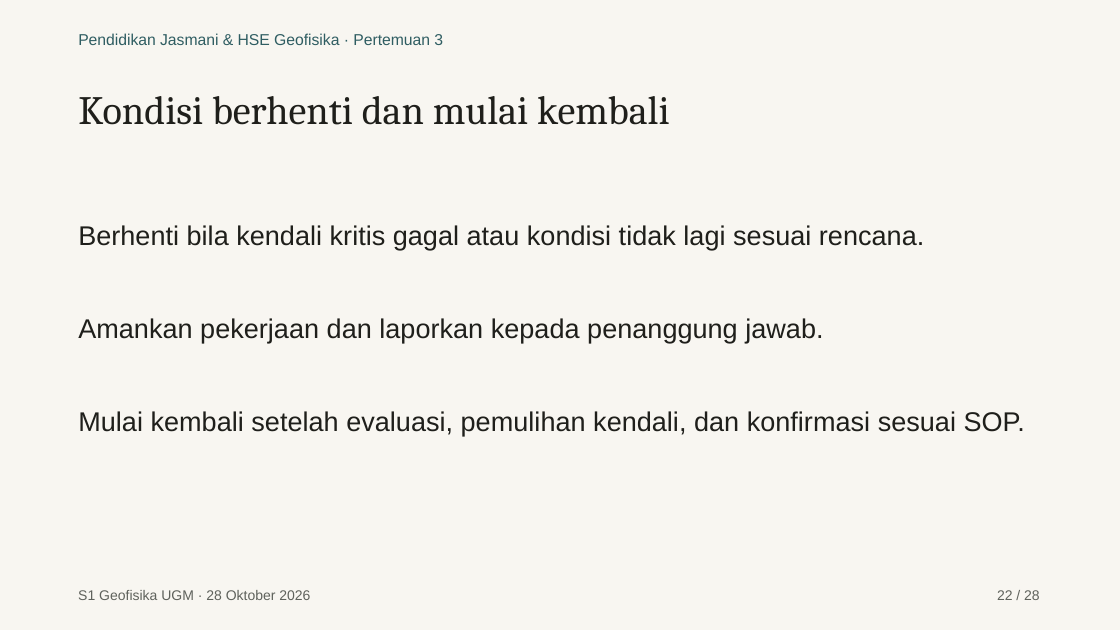
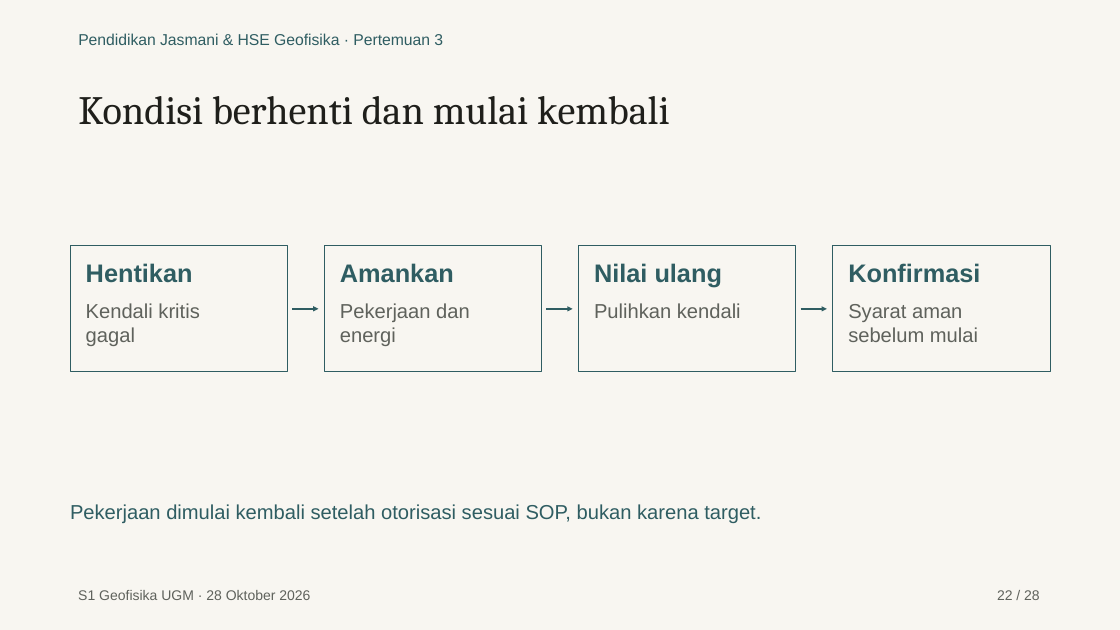
Before and after one commit to maswiet/maswiet.github.io, a slide deck: slide 22 of kuliah/pendidikan-jasmani-hse/pertemuan-3/presentasi.pptx. Drawn at 1120x630 pixels with LibreOffice and Linux fonts; fonts in the diff are those of the drawing. Boxes give left, top, right and bottom in pixels: in the first picture for what was removed or moved away, otherwise in the second. Text is boxed around its words. In the diff, an @@ line names an element or a change of style, - is before the commit and + after.

```diff
--- a/kuliah/pendidikan-jasmani-hse/pertemuan-3/presentasi.pptx
+++ b/kuliah/pendidikan-jasmani-hse/pertemuan-3/presentasi.pptx
@@ text removed at (x1=78, y1=225, x2=924, y2=250) @@
-Berhenti bila kendali kritis gagal atau kondisi tidak lagi sesuai rencana.
@@ rectangle added at (x1=70, y1=245, x2=287, y2=372), fill #F8F6F1, outline #2F5D62 0.75 pt @@
@@ text added at (x1=86, y1=263, x2=193, y2=283), 21.8 pt, text #2F5D62, bold @@
+Hentikan
@@ rectangle added at (x1=324, y1=245, x2=542, y2=372), fill #F8F6F1, outline #2F5D62 0.75 pt @@
@@ text added at (x1=340, y1=263, x2=454, y2=283), 21.8 pt, text #2F5D62, bold @@
+Amankan
@@ rectangle added at (x1=579, y1=245, x2=797, y2=372), fill #F8F6F1, outline #2F5D62 0.75 pt @@
@@ text added at (x1=594, y1=263, x2=722, y2=288), 21.8 pt, text #2F5D62, bold @@
+Nilai ulang
@@ rectangle added at (x1=833, y1=245, x2=1050, y2=372), fill #F8F6F1, outline #2F5D62 0.75 pt @@
@@ text added at (x1=848, y1=263, x2=980, y2=283), 21.8 pt, text #2F5D62, bold @@
+Konfirmasi
@@ text removed at (x1=78, y1=318, x2=823, y2=343) @@
-Amankan pekerjaan dan laporkan kepada penanggung jawab.
@@ text added at (x1=86, y1=303, x2=199, y2=346), 17.2 pt, text #5F625C @@
+Kendali kritis
+gagal
@@ arrow added from (292, 309) to (318, 309), #2F5D62 2.25 pt @@
@@ text added at (x1=340, y1=303, x2=470, y2=346), 17.2 pt, text #5F625C @@
+Pekerjaan dan
+energi
@@ arrow added from (547, 309) to (573, 309), #2F5D62 2.25 pt @@
@@ text added at (x1=594, y1=303, x2=741, y2=318), 17.2 pt, text #5F625C @@
+Pulihkan kendali
@@ arrow added from (801, 309) to (827, 309), #2F5D62 2.25 pt @@
@@ text added at (x1=848, y1=304, x2=978, y2=342), 17.2 pt, text #5F625C @@
+Syarat aman
+sebelum mulai
@@ text removed at (x1=78, y1=411, x2=1025, y2=436) @@
-Mulai kembali setelah evaluasi, pemulihan kendali, dan konfirmasi sesuai SOP.
@@ text added at (x1=70, y1=504, x2=761, y2=523), 17.2 pt, text #2F5D62 @@
+Pekerjaan dimulai kembali setelah otorisasi sesuai SOP, bukan karena target.
```
Also in this commit, not shown: 10 other slides changed, 32 other files.
